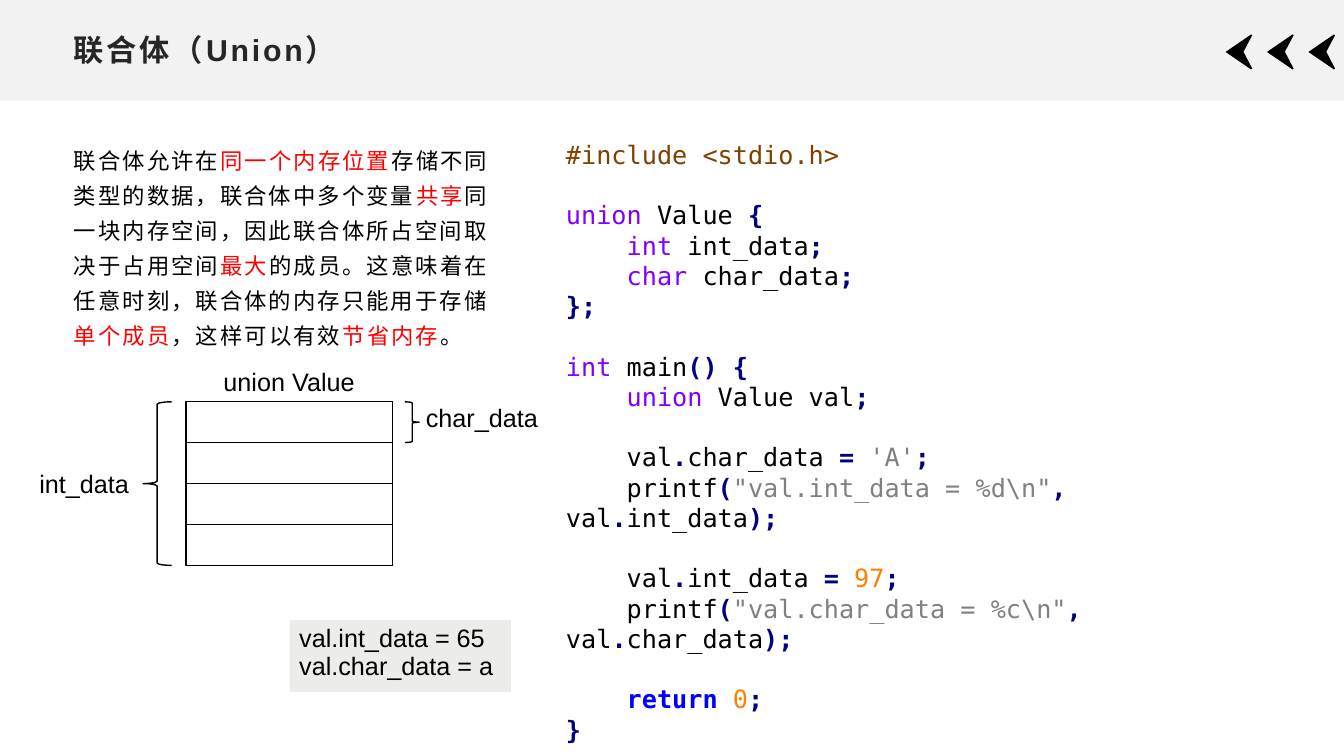
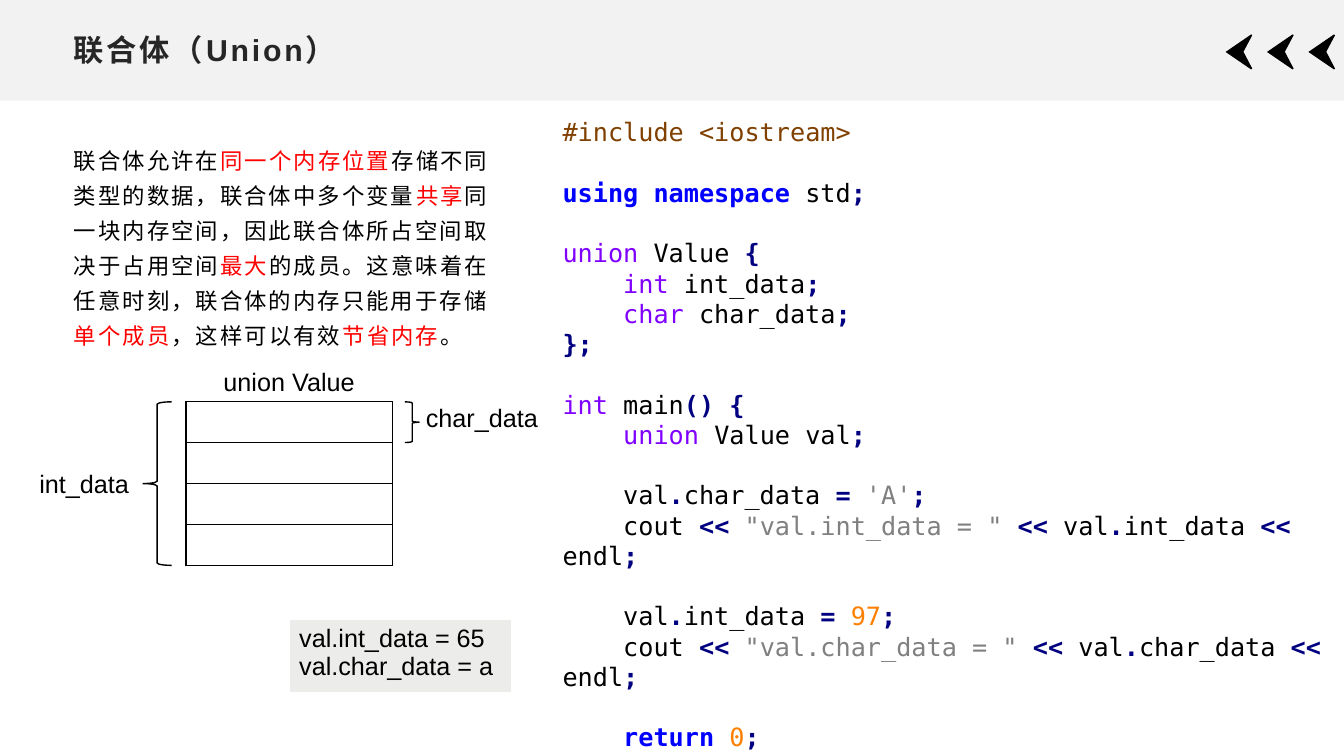
Before and after one commit to xdai02/C_Plus_Plus, a slide deck: slide 5 of slides/Chapter9.pptx. Drawn at 1344x756 pixels with LibreOffice and Linux fonts; fonts in the diff are those of the drawing. Boxes give left, top, right and bottom in pixels: in the first picture for what was removed or moved away, otherwise in the second. Text is boxed around its words. In the diff, an @@ line names an element or a change of style, - is before the commit and + after.

```diff
--- a/slides/Chapter9.pptx
+++ b/slides/Chapter9.pptx
@@ text "#include <iostream>": place and size @@
-text "#include <iostream>" at box(566, 144, 1082, 709)
+text "#include <iostream>" at box(563, 121, 1275, 750)
@@ text at box(563, 121, 866, 208): text changed @@
-#include <stdio.h>
+#include <iostream>
+using namespace std;
@@ text at box(563, 515, 1245, 569): text changed; text colour #808080 to #000000 @@
-printf("val.int_data = %d\n", val.int_data);
+cout << "val.int_data = " << val.int_data << endl;
@@ text at box(563, 636, 1275, 690): text changed; text colour #808080 to #000000 @@
-printf("val.char_data = %c\n", val.char_data);
+cout << "val.char_data = " << val.char_data << endl;
```
Also in this commit, not shown: 4 other slides changed, 2 other files.
